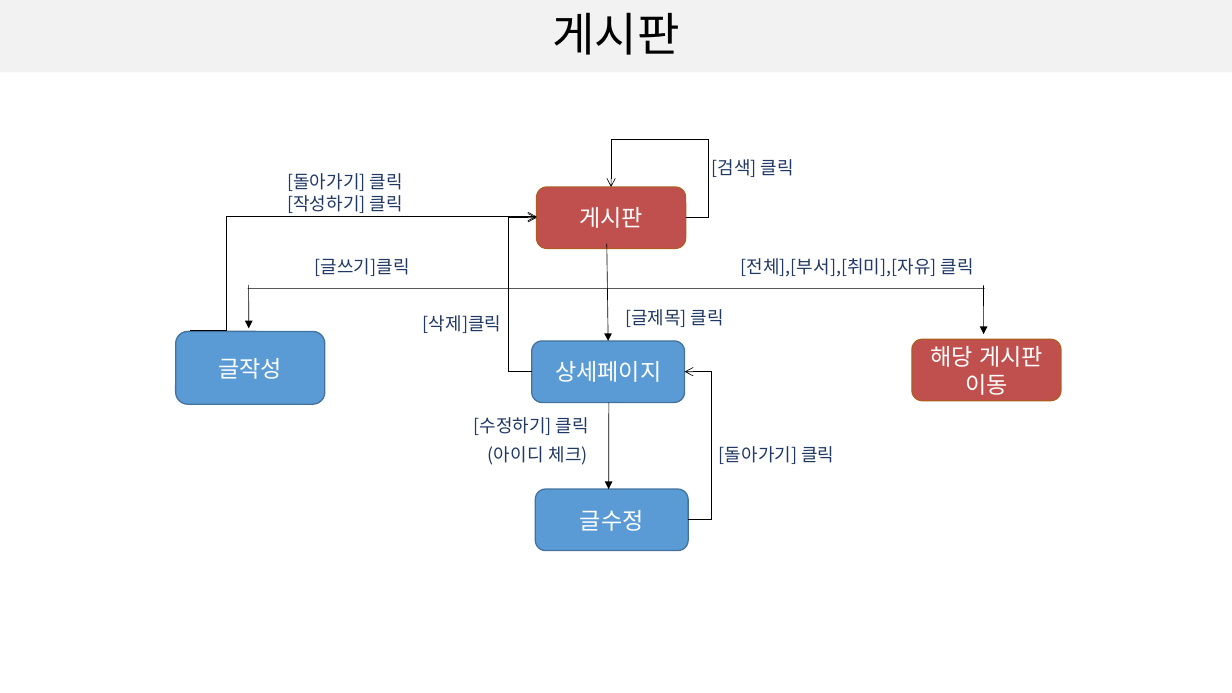
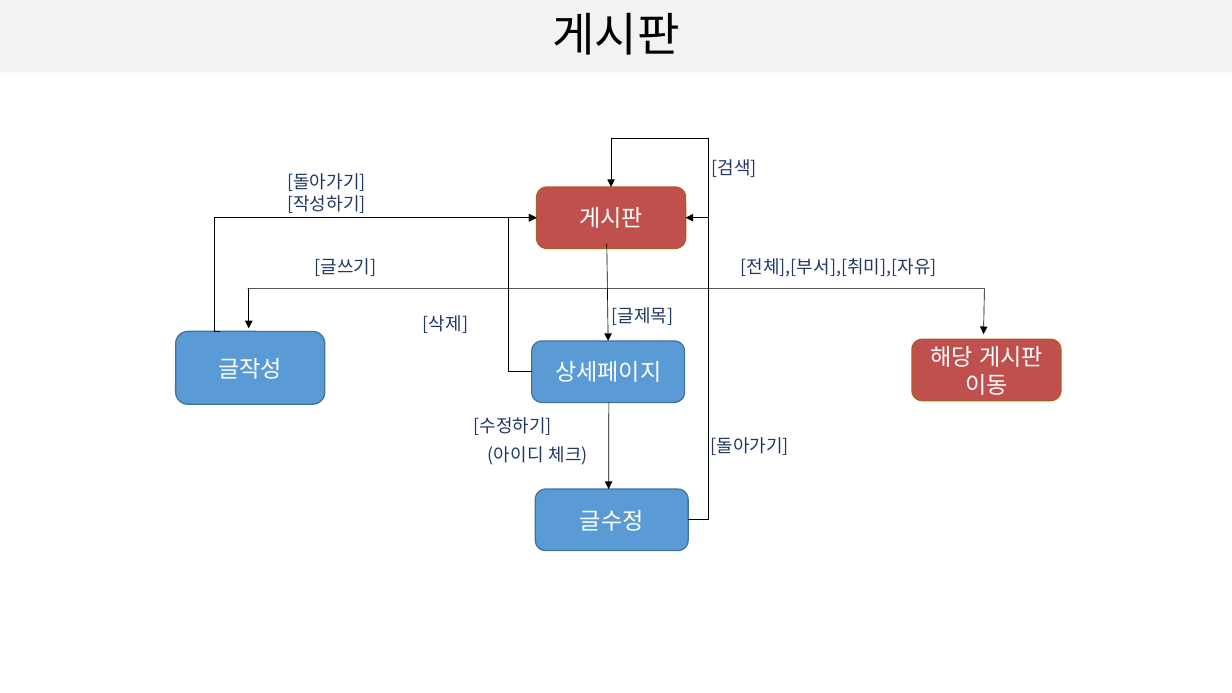
Before and after one commit to soulluna/-6th-_cosmo_1th_group, a slide deck: slide 4 of 작업완료포트폴리오/9. 화면흐름도/[6기]1조_화면흐름도_V1.0.pptx. Drawn at 1232x693 pixels with LibreOffice and Linux fonts; fonts in the diff are those of the drawing. Boxes give left, top, right and bottom in pixels: in the first picture for what was removed or moved away, otherwise in the second. Text is boxed around its words. In the diff, an @@ line names an element or a change of style, - is before the commit and + after.

```diff
--- a/작업완료포트폴리오/9. 화면흐름도/[6기]1조_화면흐름도_V1.0.pptx
+++ b/작업완료포트폴리오/9. 화면흐름도/[6기]1조_화면흐름도_V1.0.pptx
@@ elbow arrow (686, 218) - (611, 187): arrowheads changed @@
@@ text at bbox=[287, 173, 365, 213]: text changed @@
-[돌아가기] 클릭
-[작성하기] 클릭
+[돌아가기]
+[작성하기]
@@ text at bbox=[712, 159, 757, 177]: text changed @@
-[검색] 클릭
+[검색]
@@ elbow arrow moved from (190, 330) - (537, 216) to (221, 332) - (537, 218) @@
@@ elbow arrow (221, 332) - (537, 218): arrowheads changed @@
@@ elbow arrow (532, 372) - (537, 218): arrowheads changed @@
@@ elbow arrow moved from (689, 520) - (685, 372) to (689, 520) - (686, 218) @@
@@ elbow arrow (689, 520) - (686, 218): arrowheads changed @@
@@ text at bbox=[315, 258, 377, 276]: text changed @@
-[글쓰기]클릭
+[글쓰기]
@@ text at bbox=[741, 258, 937, 277]: text changed @@
-[전체],[부서],[취미],[자유] 클릭
+[전체],[부서],[취미],[자유]
@@ arrow moved from (249, 285) - (249, 328) to (249, 288) - (249, 328) @@
@@ text at bbox=[423, 315, 468, 333]: text changed @@
-[삭제]클릭
+[삭제]
@@ text at bbox=[612, 307, 674, 325]: text changed @@
-[글제목] 클릭
+[글제목]
@@ text at bbox=[473, 417, 551, 435]: text changed @@
-[수정하기] 클릭
+[수정하기]
@@ text at bbox=[711, 437, 789, 455]: text changed @@
-[돌아가기] 클릭
+[돌아가기]
```
Also in this commit, not shown: 2 other slides changed, 2 other files.
